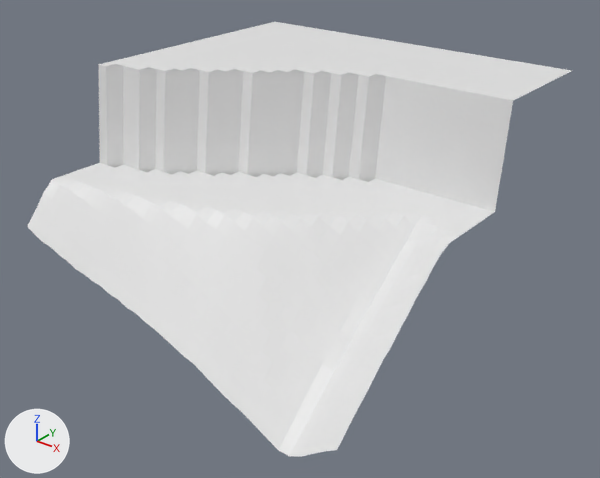
Two versions of the glTF model assets/terrain/exported/map_chunked_028.gltf, one commit apart.
The view is the same before and after, from a camera (50 mm lens) standing at (-39.3, 61.3, 26.9) and looking at (-79.0, 111.0, -3.9). The lights are fixed; the arrows at lower left show +X, +Y and +Z.

In view in the first picture: 'map_chunked.028'.
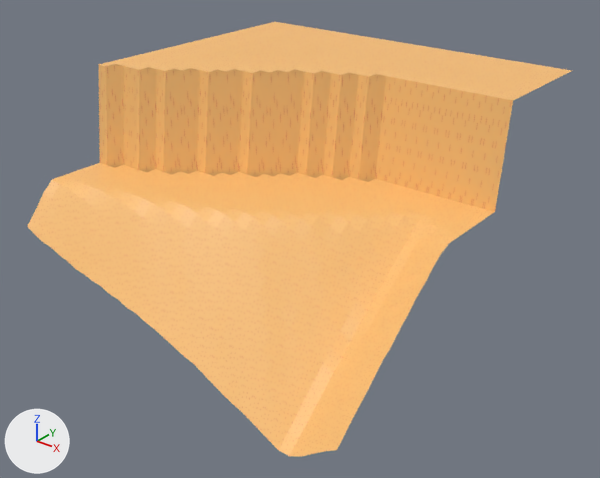
Boxes (x1, y1, x2, y2) around the edits, measured in the pictures (600 x 478 px):
'map_chunked.028', recoloured (white to orange): (27, 22, 572, 457) in both

The change, as a diff of the scene's bpy script:
```diff
--- a/assets/terrain/exported/map_chunked_028.gltf.py
+++ b/assets/terrain/exported/map_chunked_028.gltf.py
@@ img_spr_terrain_texture @@
+img_spr_terrain_texture = load_image('spr_terrain_texture', 'spr_terrain_texture.png', 64, 64, 'sRGB')
@@ mat_map_material @@
+mat_map_material = principled_material('map_material')
+mat_map_material.texture = img_spr_terrain_texture
@@ me_plane_033 @@
 me_plane_033.from_pydata(...)  # 1091 vertices, 2052 faces; spans x -96.0..-64.0, y 96.0..128.0, z -11.5..9.5
+me_plane_033.materials.append(mat_map_material)  # picture img_spr_terrain_texture
```
